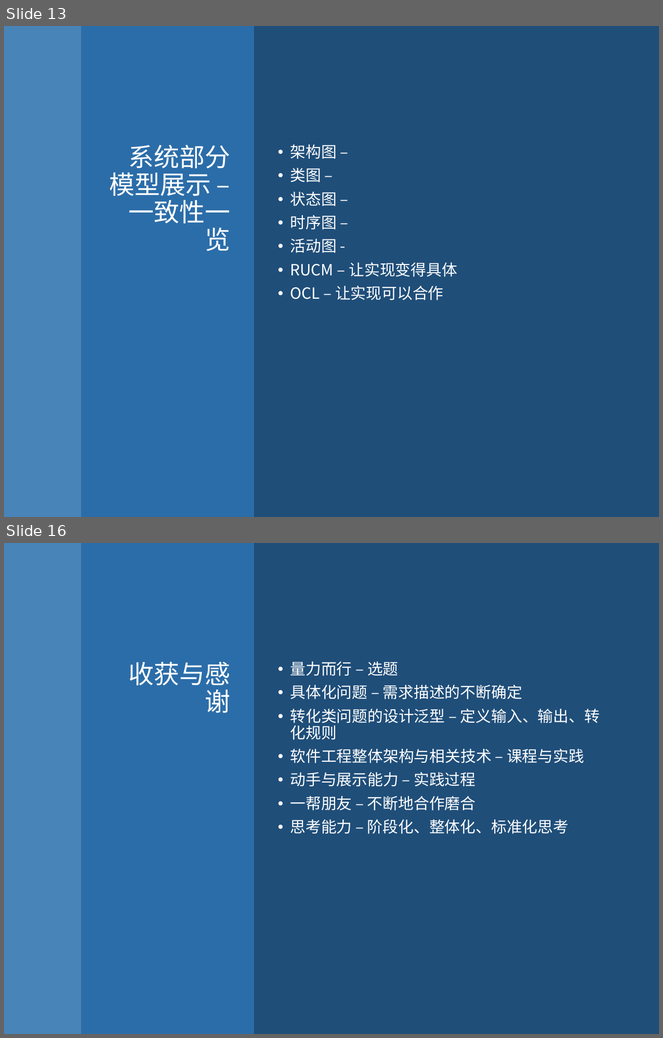
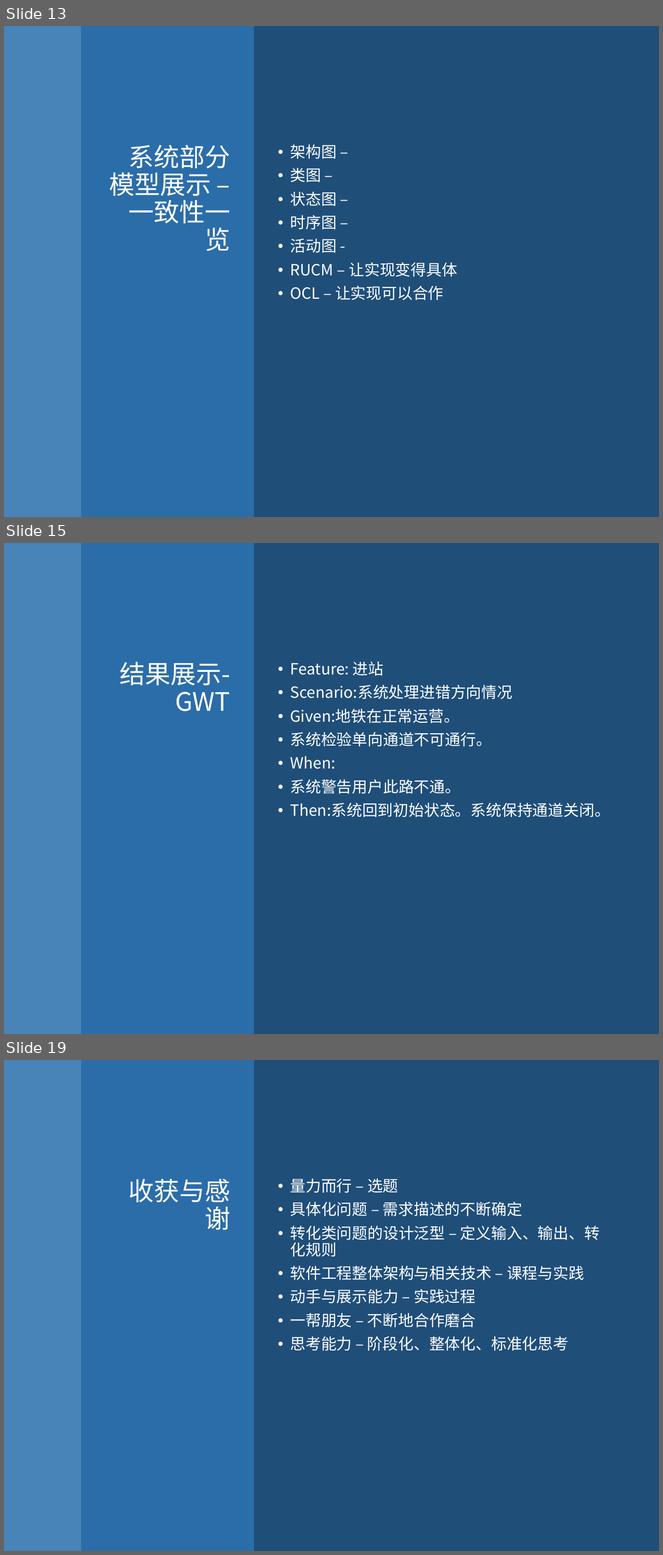
Before and after one commit to PatrickZad/AISRED, a slide deck: TEAM演示.pptx. Shown one above the other, each under a label of ours: slides 13 and 16 before the commit, slides 13, 15 and 19 after it; the slides between them are not shown. The pictures are 663x1038 and 663x1555 pixels, drawn with LibreOffice and Linux fonts; fonts in the diff are those of the drawing. Boxes give left, top, right and bottom in pixels: in the first picture for what was removed or moved away, otherwise in the second. Text is boxed around its words. In the diff, an @@ line names an element or a change of style, - is before the commit and + after.

```diff
--- a/TEAM演示.pptx
+++ b/TEAM演示.pptx
@@ slide 15 added at (x1=4, y1=543, x2=659, y2=1034), background #1F4E79 @@
@@ rectangle added at (x1=4, y1=543, x2=81, y2=1034), fill #5B9BD5 at 70% opacity @@
@@ rectangle added at (x1=81, y1=543, x2=254, y2=1034), fill #2E75B6 at 80% opacity @@
@@ title added at (x1=119, y1=662, x2=230, y2=711), 28 pt, text #FFFFFF @@
+结果展示-GWT
@@ text added at (x1=290, y1=662, x2=610, y2=818), 17 pt, text #FFFFFF @@
+• Feature: 进站
+• Scenario:系统处理进错方向情况
+• Given:地铁在正常运营。
+• 系统检验单向通道不可通行。
+• When:
+• 系统警告用户此路不通。
+• Then:系统回到初始状态。系统保持通道关闭。
@@ what was slide 16 is now slide 19 @@
```
Also in this commit, not shown: 2 slides changed, 2 other slides added, 2 other files.
